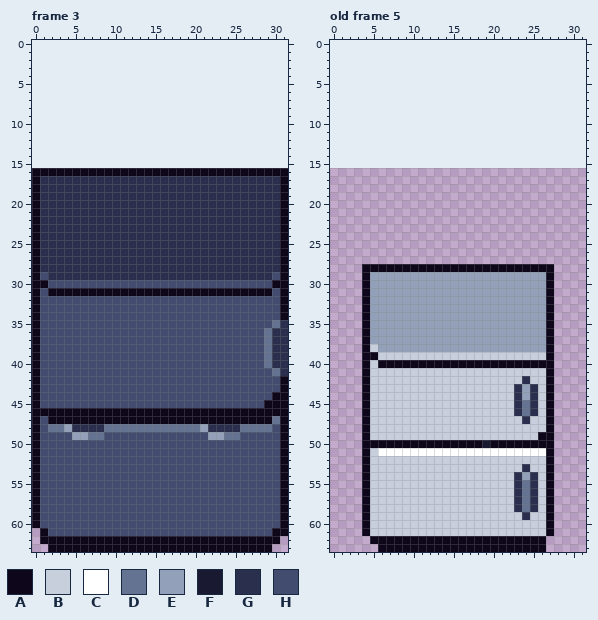
Pixel-art file: Assets/Objects/Kitchen/Fridges.ase. This is how it looked before the edit.
32x48 pixels, 5 frames. Shown: frame 3, old frame 5. The old version is drawn lined up with the new one, on the new canvas. The commit also changed other frames, which this record leaves out.
Visible layers, top first: "Layer 2", "Layer 1".
Palette (. is transparent): A #0e071b  B #c7cfdd  C #ffffff  D #657392  E #92a1b9  F #1a1932  G #2a2f4e  H #424c6e
Pixels before, frame 3, first column x 0:
16 AAAAAAAAAAAAAAAAAAAAAAAAAAAAAAAA
17 AGGGGGGGGGGGGGGGGGGGGGGGGGGGGGGA
18 AGGGGGGGGGGGGGGGGGGGGGGGGGGGGGGA
19 AGGGGGGGGGGGGGGGGGGGGGGGGGGGGGGA
20 AGGGGGGGGGGGGGGGGGGGGGGGGGGGGGGA
21 AGGGGGGGGGGGGGGGGGGGGGGGGGGGGGGA
22 AGGGGGGGGGGGGGGGGGGGGGGGGGGGGGGA
23 AGGGGGGGGGGGGGGGGGGGGGGGGGGGGGGA
24 AGGGGGGGGGGGGGGGGGGGGGGGGGGGGGGA
25 AGGGGGGGGGGGGGGGGGGGGGGGGGGGGGGA
26 AGGGGGGGGGGGGGGGGGGGGGGGGGGGGGGA
27 AGGGGGGGGGGGGGGGGGGGGGGGGGGGGGGA
28 AGGGGGGGGGGGGGGGGGGGGGGGGGGGGGGA
29 AHGGGGGGGGGGGGGGGGGGGGGGGGGGGGHA
30 AAHHHHHHHHHHHHHHHHHHHHHHHHHHHHAA
31 AHAAAAAAAAAAAAAAAAAAAAAAAAAAAAHA
32 AHHHHHHHHHHHHHHHHHHHHHHHHHHHHHHA
33 AHHHHHHHHHHHHHHHHHHHHHHHHHHHHHHA
34 AHHHHHHHHHHHHHHHHHHHHHHHHHHHHHHA
35 AHHHHHHHHHHHHHHHHHHHHHHHHHHHHHDG
36 AHHHHHHHHHHHHHHHHHHHHHHHHHHHHDGG
37 AHHHHHHHHHHHHHHHHHHHHHHHHHHHHDGG
38 AHHHHHHHHHHHHHHHHHHHHHHHHHHHHDGG
39 AHHHHHHHHHHHHHHHHHHHHHHHHHHHHDGG
40 AHHHHHHHHHHHHHHHHHHHHHHHHHHHHDGG
41 AHHHHHHHHHHHHHHHHHHHHHHHHHHHHHDG
42 AHHHHHHHHHHHHHHHHHHHHHHHHHHHHHHA
43 AHHHHHHHHHHHHHHHHHHHHHHHHHHHHHHA
44 AHHHHHHHHHHHHHHHHHHHHHHHHHHHHHAA
45 AHHHHHHHHHHHHHHHHHHHHHHHHHHHHAAA
46 AAAAAAAAAAAAAAAAAAAAAAAAAAAAAAAA
47 AHAAAAAAAAAAAAAAAAAAAAAAAAAAAADA
48 AHDDEGGGGDDDDDDDDDDDDEGGGGDDDDHA
49 AHHHHEEDDHHHHHHHHHHHHHEEDDHHHHHA
50 AHHHHHHHHHHHHHHHHHHHHHHHHHHHHHHA
51 AHHHHHHHHHHHHHHHHHHHHHHHHHHHHHHA
52 AHHHHHHHHHHHHHHHHHHHHHHHHHHHHHHA
53 AHHHHHHHHHHHHHHHHHHHHHHHHHHHHHHA
54 AHHHHHHHHHHHHHHHHHHHHHHHHHHHHHHA
55 AHHHHHHHHHHHHHHHHHHHHHHHHHHHHHHA
56 AHHHHHHHHHHHHHHHHHHHHHHHHHHHHHHA
57 AHHHHHHHHHHHHHHHHHHHHHHHHHHHHHHA
58 AHHHHHHHHHHHHHHHHHHHHHHHHHHHHHHA
59 AHHHHHHHHHHHHHHHHHHHHHHHHHHHHHHA
60 AHHHHHHHHHHHHHHHHHHHHHHHHHHHHHHA
61 .AHHHHHHHHHHHHHHHHHHHHHHHHHHHHAA
62 .AAAAAAAAAAAAAAAAAAAAAAAAAAAAAA.
63 ..AAAAAAAAAAAAAAAAAAAAAAAAAAAA..
Pixels before, old frame 5, first column x 4:
28 AAAAAAAAAAAAAAAAAAAAAAAA
29 AEEEEEEEEEEEEEEEEEEEEEEA
30 AEEEEEEEEEEEEEEEEEEEEEEA
31 AEEEEEEEEEEEEEEEEEEEEEEA
32 AEEEEEEEEEEEEEEEEEEEEEEA
33 AEEEEEEEEEEEEEEEEEEEEEEA
34 AEEEEEEEEEEEEEEEEEEEEEEA
35 AEEEEEEEEEEEEEEEEEEEEEEA
36 AEEEEEEEEEEEEEEEEEEEEEEA
37 AEEEEEEEEEEEEEEEEEEEEEEA
38 ABEEEEEEEEEEEEEEEEEEEEEA
39 AABBBBBBBBBBBBBBBBBBBBBA
40 ABAAAAAAAAAAAAAAAAAAAAAA
41 ABBBBBBBBBBBBBBBBBBBBBBA
42 ABBBBBBBBBBBBBBBBBBBGBBA
43 ABBBBBBBBBBBBBBBBBBGEGBA
44 ABBBBBBBBBBBBBBBBBBGEGBA
45 ABBBBBBBBBBBBBBBBBBGDGBA
46 ABBBBBBBBBBBBBBBBBBGDGBA
47 ABBBBBBBBBBBBBBBBBBBGBBA
48 ABBBBBBBBBBBBBBBBBBBBBBA
49 ABBBBBBBBBBBBBBBBBBBBBAA
50 AAAAAAAAAAAAAAAFAAAAAAAA
51 ABCCCCCCCCCCCCCCCCCCCCCA
52 ABBBBBBBBBBBBBBBBBBBBBBA
53 ABBBBBBBBBBBBBBBBBBBGBBA
54 ABBBBBBBBBBBBBBBBBBGEGBA
55 ABBBBBBBBBBBBBBBBBBGDGBA
56 ABBBBBBBBBBBBBBBBBBGDGBA
57 ABBBBBBBBBBBBBBBBBBGDGBA
58 ABBBBBBBBBBBBBBBBBBGDGBA
59 ABBBBBBBBBBBBBBBBBBBGBBA
60 ABBBBBBBBBBBBBBBBBBBBBBA
61 ABBBBBBBBBBBBBBBBBBBBBBA
62 .AAAAAAAAAAAAAAAAAAAAAA.
63 ..AAAAAAAAAAAAAAAAAAAAA.
Now the later version:
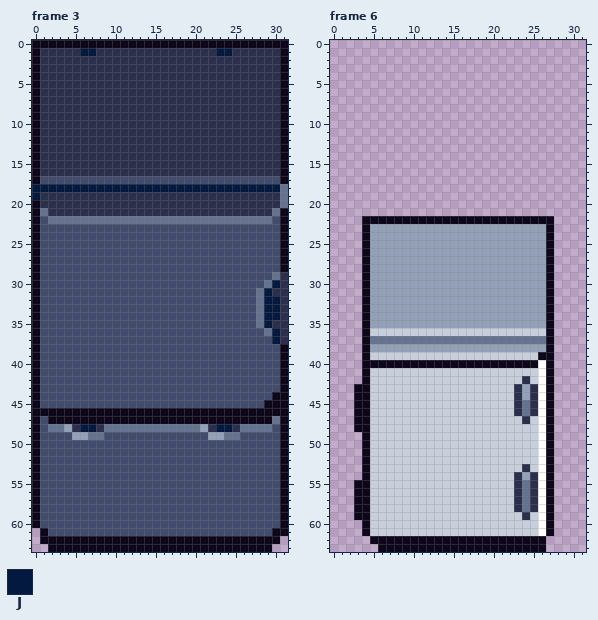
Colours new in this view: J #03193f
Changes in this commit:
canvas 32x48 -> 32x64, the old top-left corner now at 0,16
frames 5 -> 6
Frame 3:
The author put colour A in row 0 at x 0 to 31; in rows 1 to 15 at x 0 and 31.
Colour G becomes colour A in rows 38 to 41 at x 31.
Colour A becomes colour D in rows 18 to 20 at x 31; in row 31 at x 28.
Colour G becomes colour D in row 21 at x 1 and 30; in row 22 at x 2 to 29.
Colour H becomes colour D in row 29 at x 30; in row 30 at x 29; in rows 32 to 35 at x 28.
The author put colour G in row 1 at x 1 to 5, 8 to 22 and 25 to 30; in rows 2 to 15 at x 1 to 30.
Colour A becomes colour G in row 16 at x 1 to 30; in rows 29 to 34 at x 31.
Colour D becomes colour G in row 35 at x 30.
Colour H becomes colour G in row 31 at x 30.
Colour A becomes colour H in row 30 at x 1; in row 31 at x 2 to 27.
Colour D becomes colour H in rows 37 to 40 at x 29; in row 41 at x 30.
Colour G becomes colour H in row 17 at x 1 to 30; in row 22 at x 1 and 30; in rows 23 to 28 at x 1 to 30; in row 29 at x 2 to 29; in rows 38 to 40 at x 30.
The author put colour J in row 1 at x 6 to 7 and 23 to 24.
Colour A becomes colour J in rows 18 to 19 at x 0; in row 30 at x 30; in row 31 at x 29.
Colour G becomes colour J in row 18 at x 1 to 30; in rows 36 to 37 at x 30; in row 48 at x 6 to 7 and 23 to 24.
Colour H becomes colour J in rows 32 to 34 at x 29 to 30; in row 35 at x 29.
Frame 6 against old frame 5:
The author put colour A in row 22 at x 4 to 27; in rows 23 to 27 at x 4 and 27; in rows 43 to 48 at x 3; in rows 55 to 59 at x 3.
Colour B becomes colour A in row 39 at x 26; in row 40 at x 5.
Colour A becomes colour B in row 39 at x 5; in row 50 at x 5 to 18 and 20 to 25.
Colour C becomes colour B in row 51 at x 6 to 25.
Colour E becomes colour B in row 36 at x 5 to 26.
Colour F becomes colour B in row 50 at x 19.
Colour A becomes colour C in row 40 at x 26; in rows 49 to 50 at x 26.
Colour B becomes colour C in rows 41 to 48 at x 26; in rows 52 to 61 at x 26.
Colour E becomes colour D in row 37 at x 5 to 26.
The author put colour E in rows 23 to 27 at x 5 to 26.
Colour A becomes colour E in row 28 at x 5 to 26.
Colour B becomes colour E in row 38 at x 5.
Boxes around the changes in both pictures, in picture pixels (x1, y1, x2, y2):
changed: (32, 40, 288, 376)
changed: (80, 424, 96, 432)
changed: (216, 424, 232, 432)
changed: (362, 216, 554, 272)
changed: (354, 328, 546, 536)
